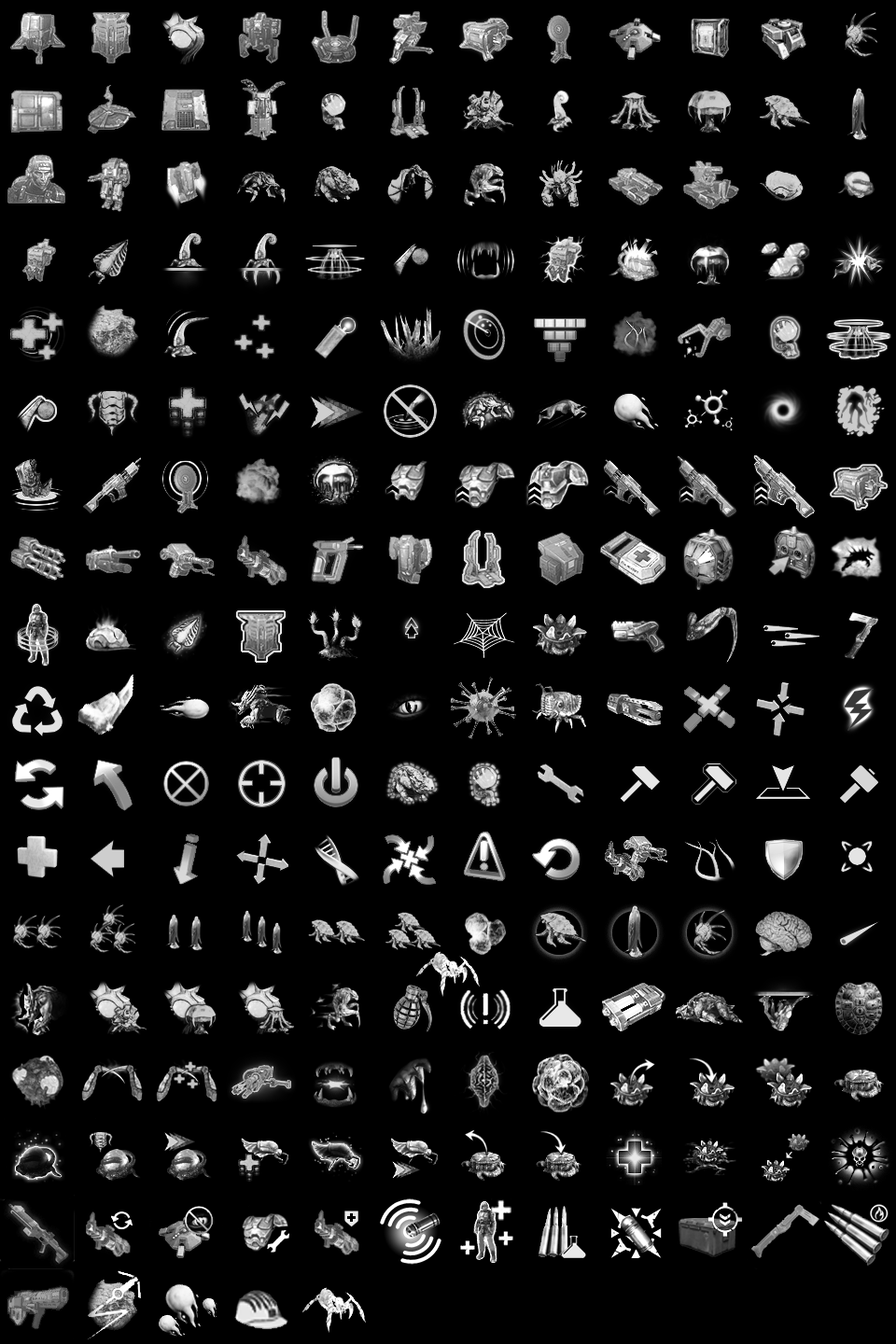
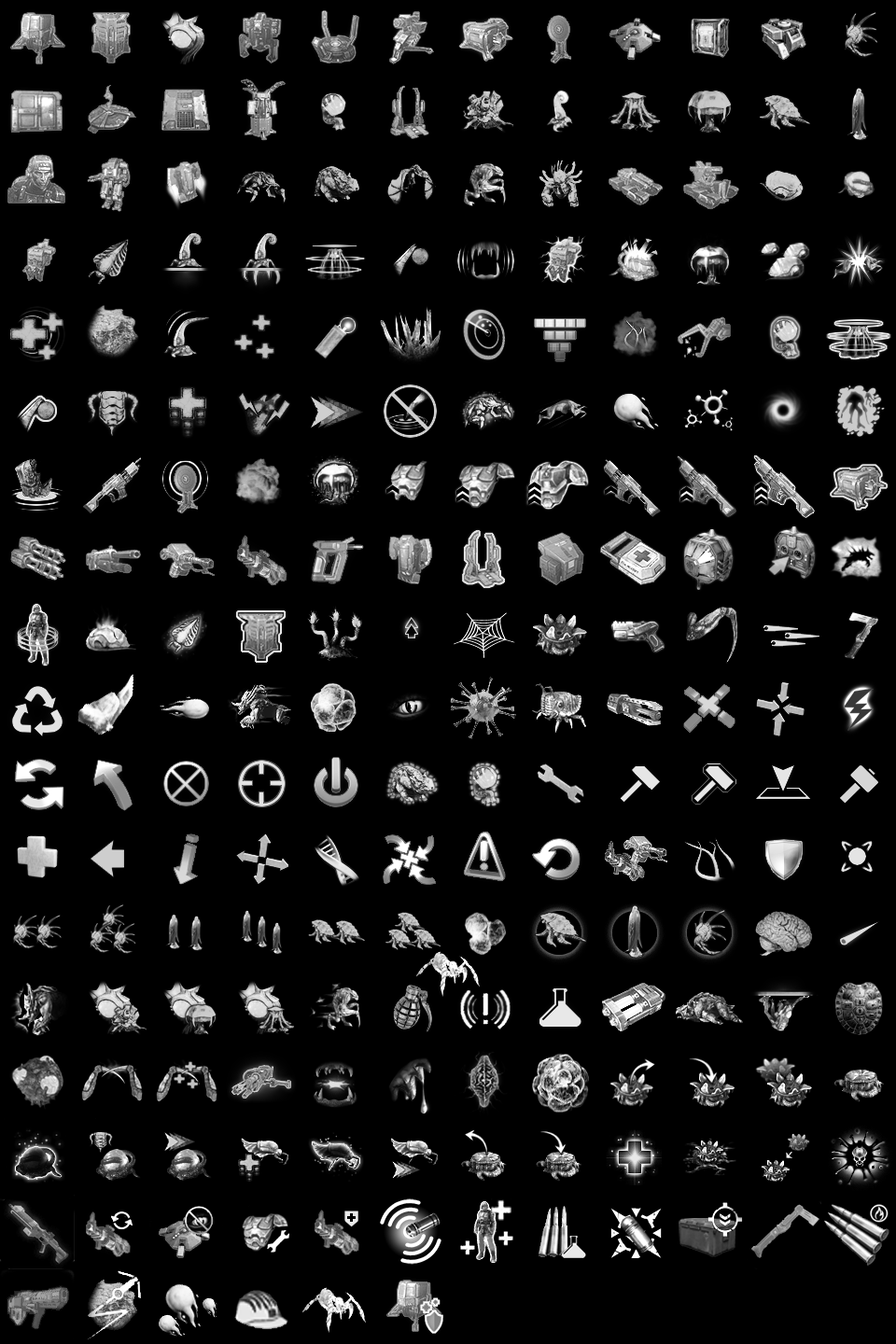
The second 896×1344 image is a revision of the first. Changes to its layers:
renamed "图层 1" to "图层 3", painted on it over [386, 1278, 445, 1334]
